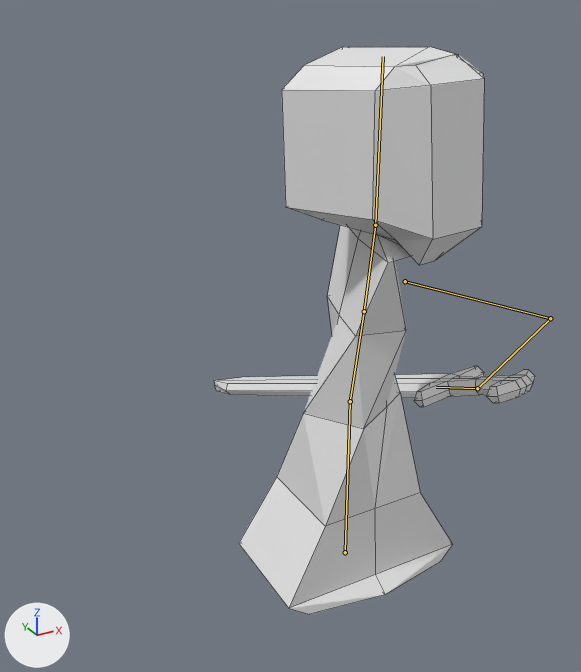
The Blender file 3DModels/SideChar/Char_2/sChar_2_bones.blend, before and after one commit.
The view is the same before and after, from a 50 mm lens placed at (-6.95, -10.45, 10.01), pointed at (1.2, 4.36, 2.61). Arrows for +X, +Y and +Z are at lower left; the lights stay in place. Both versions are drawn at frame 12 of the action 'attack_1'; the numbers are the values there. The bones that bend it are drawn over the model as lines. Mesh edges are drawn as thin lines.
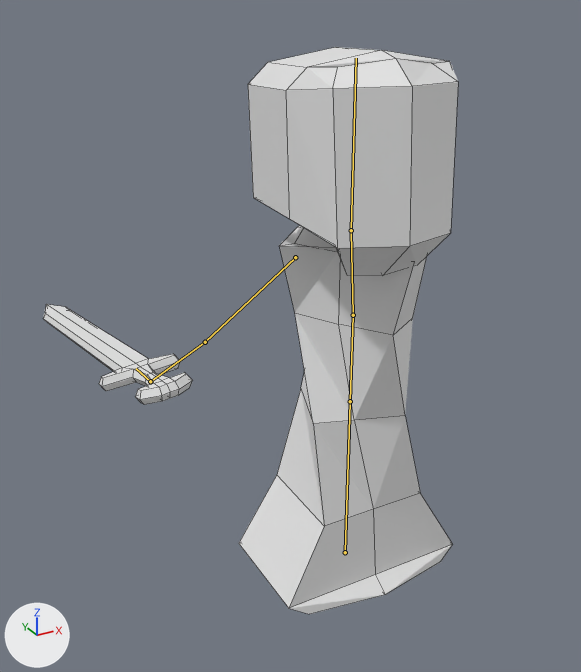
The edits, one by one:
Bone 'stomach' (bone_stomach) turns from (4, 52, 8) to (1, -33, -4) degrees about its own x, y and z.
Bone 'chest' (bone_chest) turns from (1, 26, 3) to (1, -32, -4) degrees about its own x, y and z.
Bone 'head' (bone_head) turns from (0, -50, 0) to (0, 60, 0) degrees about its own x, y and z.
Bone 'upperarm' (bone_upperarm) turns from (89, -108, 10) to (-82, 10, -60) degrees about its own x, y and z.
Bone 'forearm' (bone_forearm) turns from (-41, 160, -60) to (67, -24, 43) degrees about its own x, y and z.
Bone 'hand' (bone_hand) turns from (103, -1, 4) to (89, -3, -8) degrees about its own x, y and z.

Boxes [x1, y1, x2, y2] around the edits, measured in the pictures (581 x 672 px):
'Cube.001', posed (29% wider)
    before: [214, 47, 535, 614]
    after: [43, 47, 458, 614]
bone 'stomach', root to tip
    before: (350, 401) to (364, 311)
    after: (350, 401) to (353, 315)
bone 'chest', root to tip
    before: (364, 311) to (375, 225)
    after: (353, 315) to (351, 230)
bone 'head', root to tip
    before: (375, 225) to (383, 56)
    after: (351, 230) to (356, 58)
bone 'upperarm', root to tip
    before: (405, 281) to (550, 318)
    after: (295, 257) to (205, 342)
bone 'forearm', root to tip
    before: (550, 318) to (477, 388)
    after: (205, 342) to (150, 381)
bone 'hand', root to tip
    before: (477, 388) to (436, 387)
    after: (150, 381) to (136, 368)
